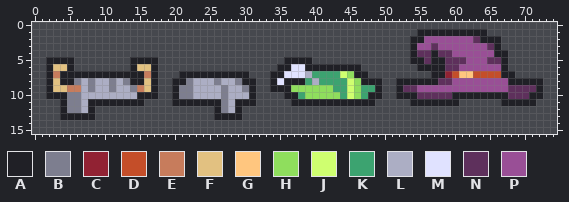
Edited in one commit: sprite sheet (gmtk23/Assets/Cacartistique/Sprites/Armors/armors.png). The picture above was drawn from the file before the commit.
The file is 75x16 pixels.
Palette (. is transparent): A #202026  B #7d7e8f  C #912233  D #c44e29  E #c77c5c  F #e2c181  G #ffc67f  H #8fde5d  J #cfff70  K #3ca370  L #acaec4  M #e0e2ff  N #5e305c  P #994f96
Pixels before, first column x 2:
 1 .....................................................AAAAAAAAAA........
 2 ....................................................AAPPPPPPPNAAA......
 3 ....................................................APPNPPPPPPPNA......
 4 ....................................................ANNANNPPPPPPAA.....
 5 AAAA........AAAA..................AAAA..............AANAANNNPPPNNA.....
 6 AFFA........AFFA.................AAMMAAAAAAAA........AAAANNPPPPPPA.....
 7 AEAAAAAAAAAAAAEA...AAAAAAAAAA...AAMMMLKKKKJHAA.........AACDGGDDDDAA....
 8 AFAABLBLLBLBAAFA..AABLLLBLLBAA..AMAAAKLKKKKJHAAA..AAAAAANNPPPPPPPPAAAAA
 9 AFFEELBLLBLLBEFA..ABBLLLLBLLBA..AAAHHHHHHKKJHKKA..ANNPPPPPPPPPPPPPNNNNA
10 AAABBLLLLLLLLAAA..ABBLLLLBLLLA....AAKHHHHHKJHKAA..AAANNNNNAAAAAAAANNNAA
11 ..ABBLAAAAAAAA....AAAAAAABLAAA.....AAAAAAAAAAAA.....AAAAAAA......AAAAA.
12 ..ABBLA.................ABLA...........................................
13 ..AAAAA.................AAAA...........................................
Now the later version:
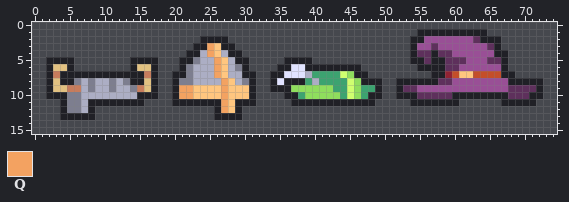
Colours new in this view: Q #f3a261
Difference:
y 2: x 24..27 .... -> AAAA
y 3: x 23..28 ...... -> AAQGAA
y 4: x 22..29 ........ -> AALQGLAA
y 5: x 21..30 .......... -> AABLLQGLAA
y 6: x 21..30 .......... -> ABLLLQGLBA
y 7: x 20 . -> A; x 22..29 AAAAAAAA -> BLLLQGLL; x 31 . -> A
y 8: x 21 A -> B; x 26..30 BLLBA -> LQGLB
y 9: x 21..30 BBLLLLBLLB -> QQGGGGQGGG
y 10: x 21..30 BBLLLLBLLL -> QQGGGGQGGG
y 11..12: x 27..28 BL -> QG
